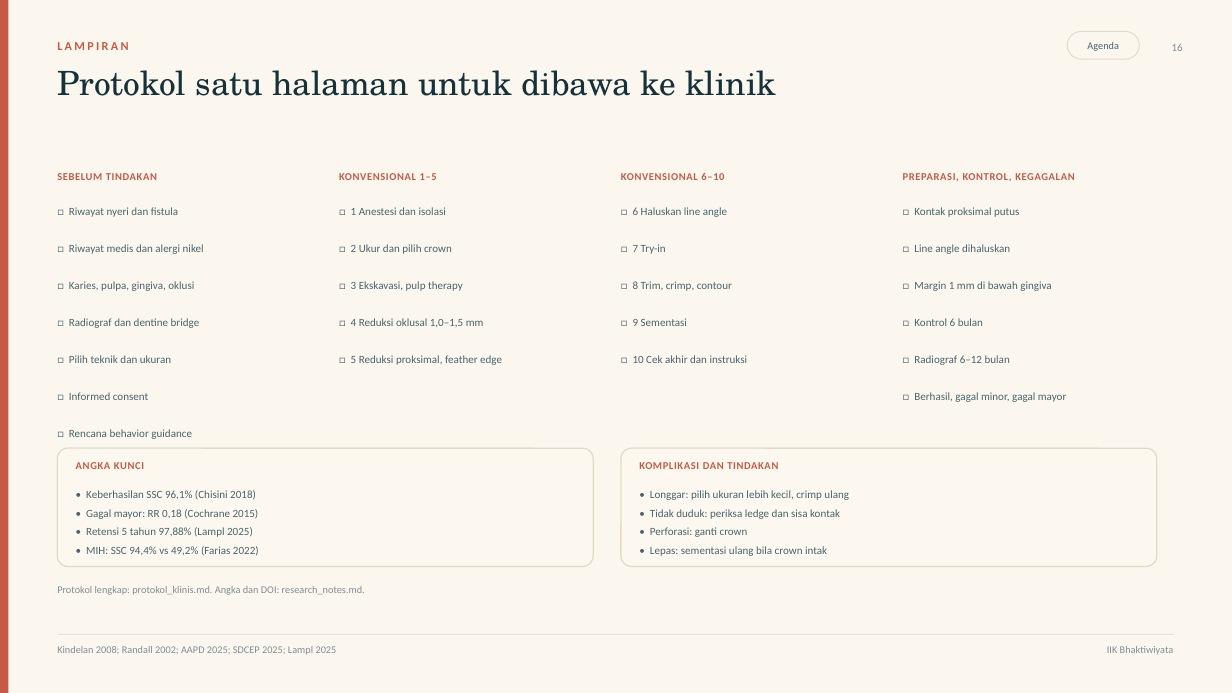
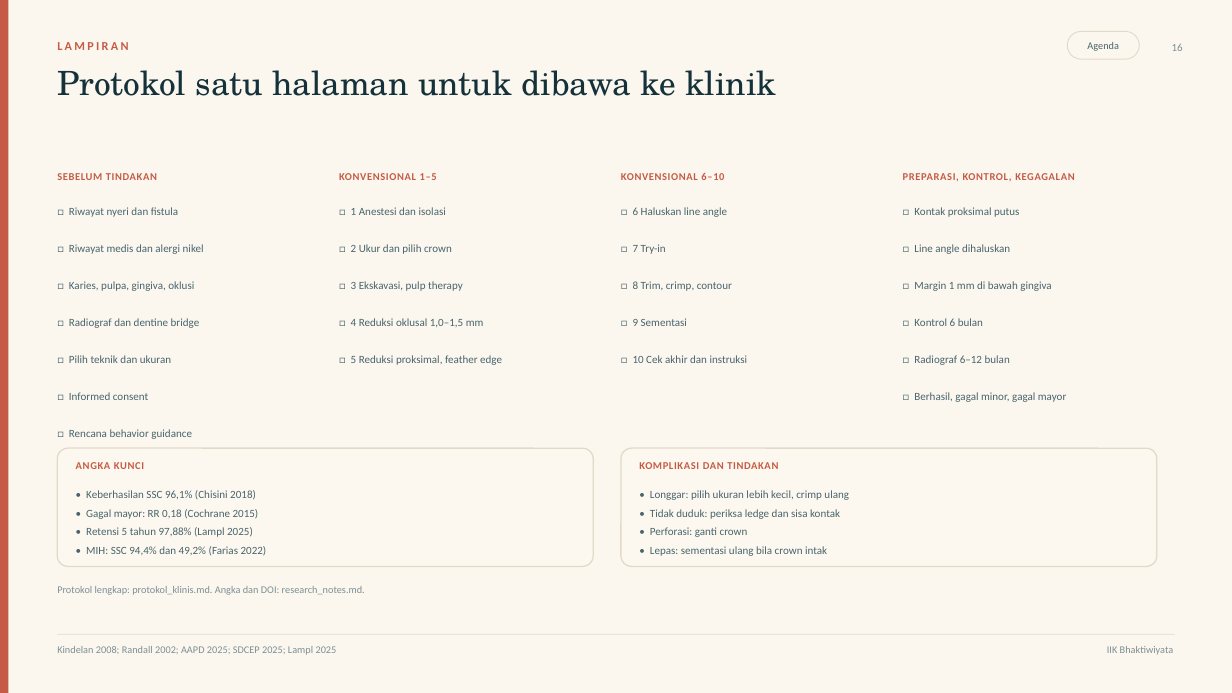
Before and after one commit to maskchanel14-source/agents, a slide deck: slide 16 of deliverables/ssc-pedodonsia/ssc-pedodonsia.pptx. Drawn at 1232x693 pixels with LibreOffice and Linux fonts; fonts in the diff are those of the drawing. Boxes give left, top, right and bottom in pixels: in the first picture for what was removed or moved away, otherwise in the second. Text is boxed around its words. In the diff, an @@ line names an element or a change of style, - is before the commit and + after.

```diff
--- a/deliverables/ssc-pedodonsia/ssc-pedodonsia.pptx
+++ b/deliverables/ssc-pedodonsia/ssc-pedodonsia.pptx
@@ text at <box>86,546,267,556</box>: text changed @@
-• MIH: SSC 94,4% vs 49,2% (Farias 2022)
+• MIH: SSC 94,4% dan 49,2% (Farias 2022)
```
Also in this commit, not shown: 4 other slides changed, 6 other files.
